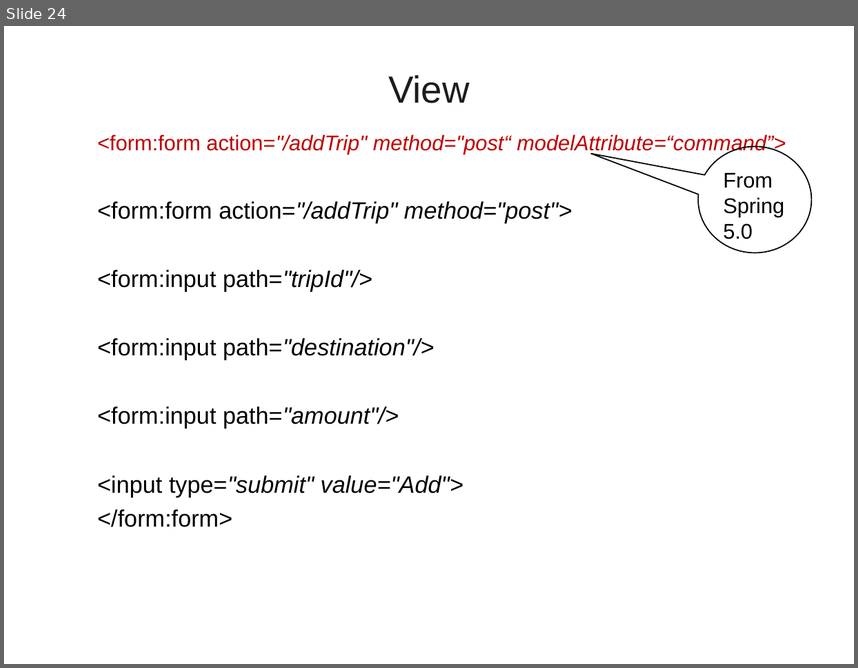
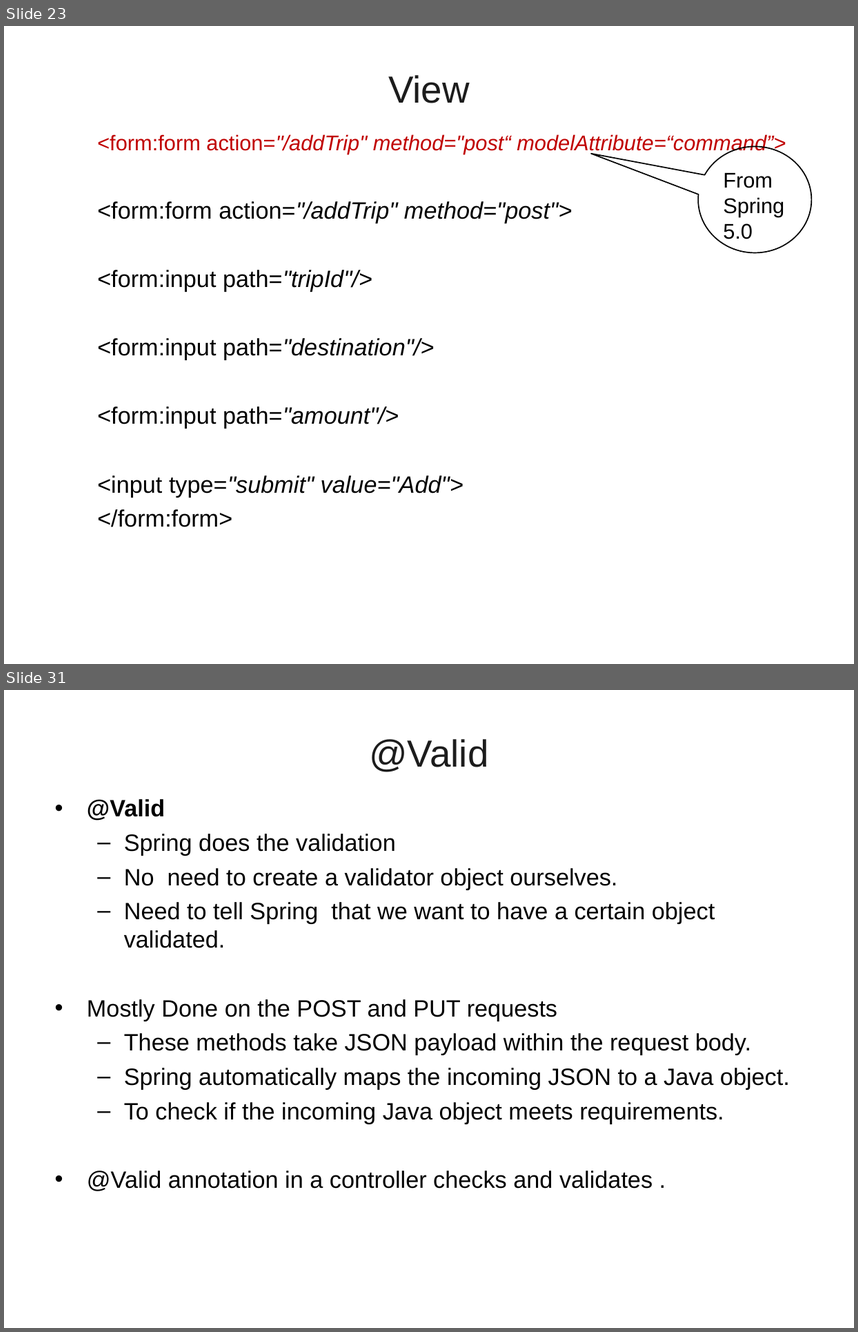
Before and after one commit to vatsanTraining/freshers_dec_2021, a slide deck: SpringBoot_MVC.ppt. Shown one above the other, each under a label of ours: slide 24 before the commit, slides 23 and 31 after it; the slides between them are not shown. The pictures are 858x668 and 858x1332 pixels, drawn with LibreOffice and Linux fonts; fonts in the diff are those of the drawing; background and template pictures are left out. Boxes give left, top, right and bottom in pixels: in the first picture for what was removed or moved away, otherwise in the second. Text is boxed around its words. In the diff, an @@ line names an element or a change of style, - is before the commit and + after.

```diff
--- a/SpringBoot_MVC.ppt
+++ b/SpringBoot_MVC.ppt
@@ slide 31 added at (x1=4, y1=690, x2=854, y2=1328), background picture (left out) @@
@@ title added at (x1=369, y1=739, x2=488, y2=772), 32 pt, text #1C1C1C @@
+@Valid
@@ text added at (x1=87, y1=799, x2=790, y2=1191), 20 pt, text #000000 @@
+• @Valid
+  – Spring does the validation
+  – No need to create a validator object ourselves.
+  – Need to tell Spring that we want to have a certain object validated.
+• Mostly Done on the POST and PUT requests
+  – These methods take JSON payload within the request body.
+  – Spring automatically maps the incoming JSON to a Java object.
+  – To check if the incoming Java object meets requirements.
+• @Valid annotation in a controller checks and validates .
@@ what was slide 24 is now slide 23 @@
```
Also in this commit, not shown: 3 slides changed, 9 other slides added.
